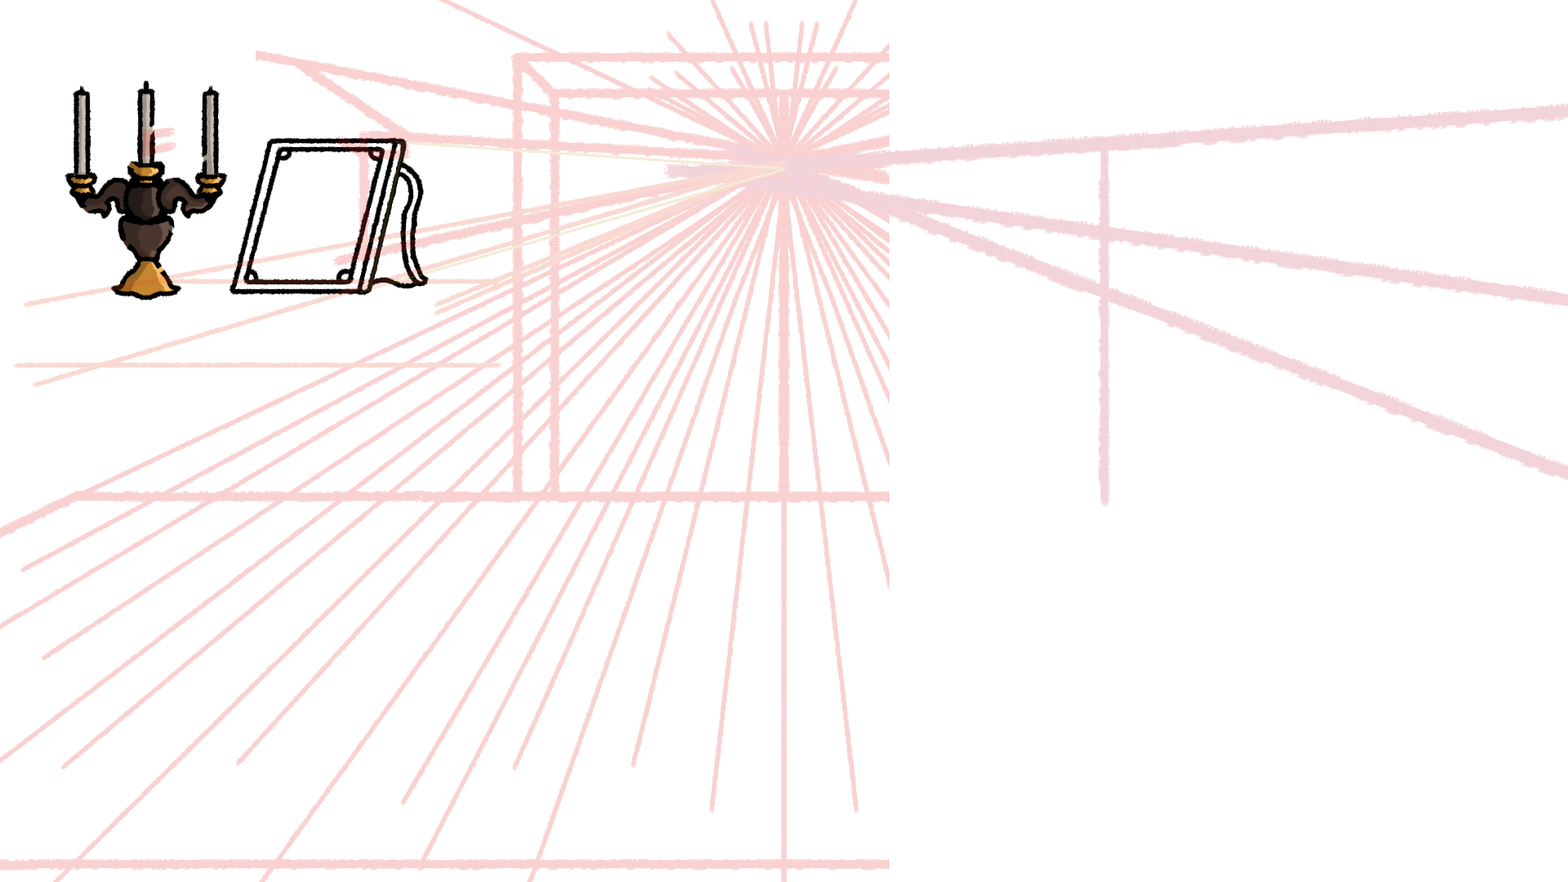
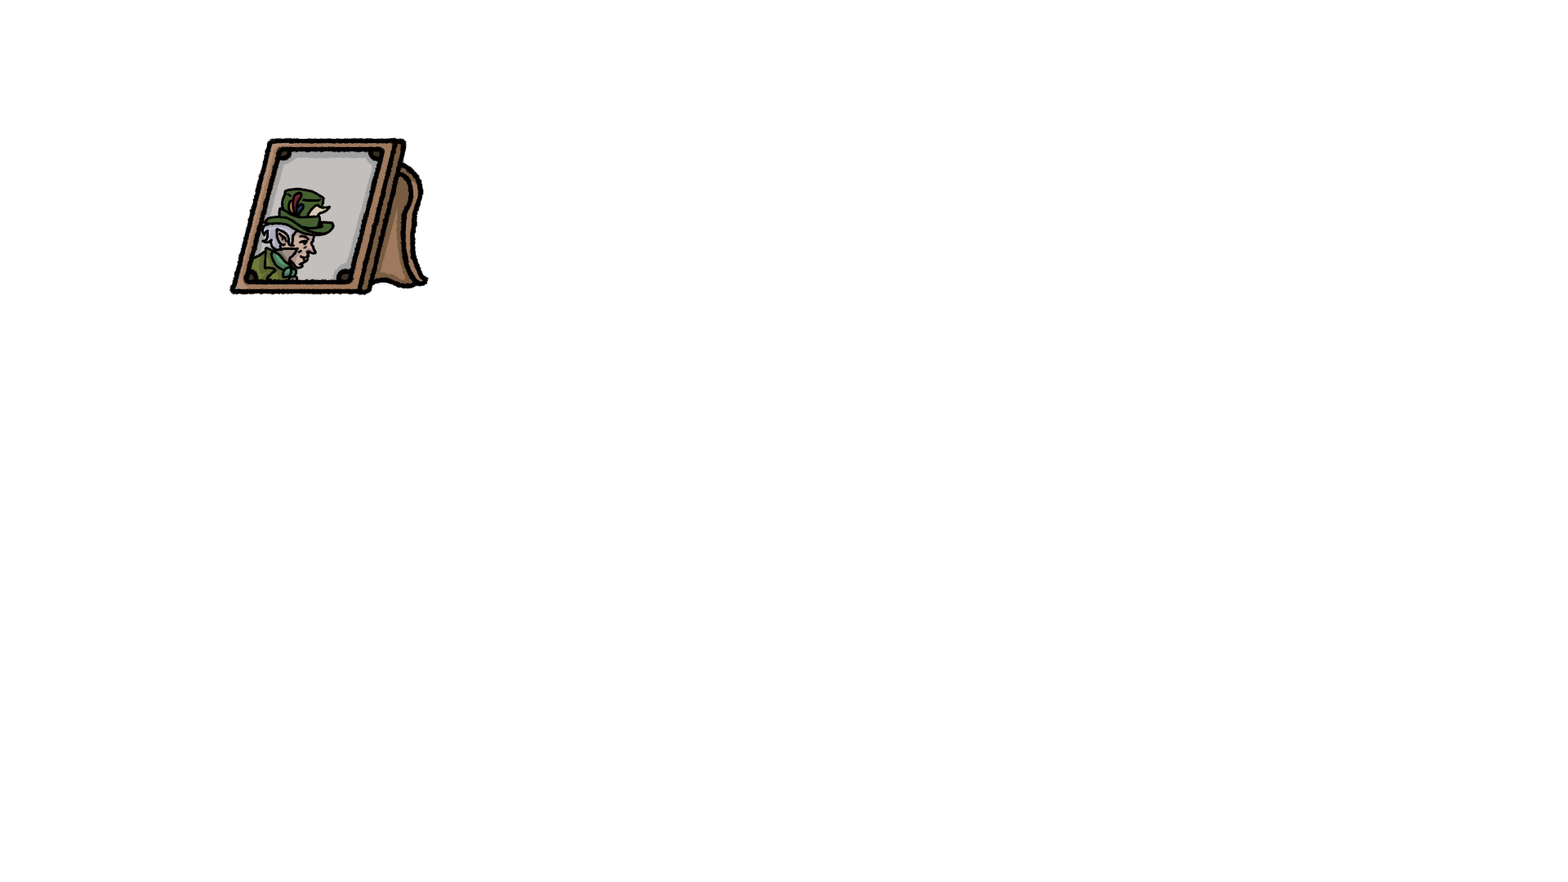
Layers edited between the first and the second 1568 × 882 image:
hid "esboço", painted on it over [0, 0, 1568, 882]
showed group "referencias" (1 layers) over [470, 104, 1046, 471]
painted on "line" over [209, 104, 471, 314]
added layer "Pintar camada 2" in group "esbocos" over [209, 156, 366, 314]
added layer "Pintar camada 3" in group "esbocos" over [209, 156, 366, 314]
added layer "pintura" in group "esbocos" over [209, 104, 523, 314]
hid "esboco3", painted on it over [209, 104, 471, 314]
hid group "VELA" (6 layers) over [22, 52, 314, 314]